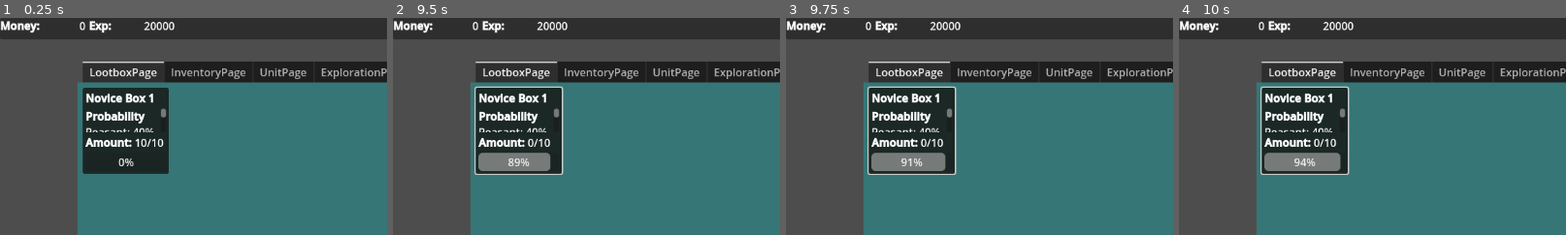
Above: before the commit, frames 1-4 (left to right).
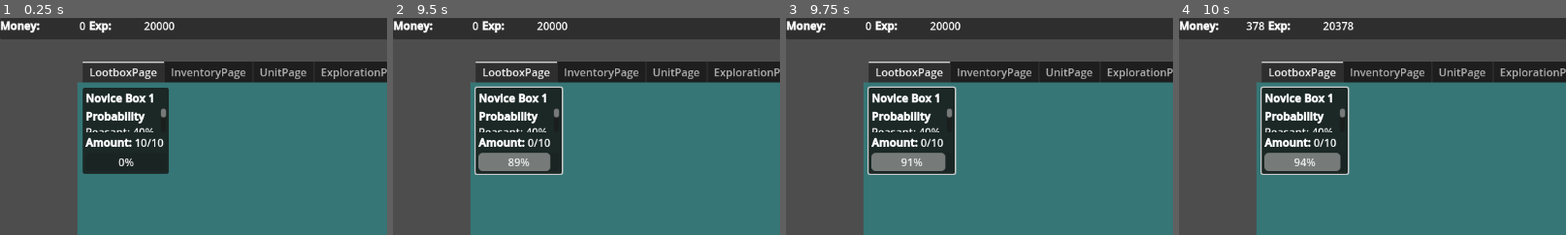
Above: after the commit, the same moments.

Repository: Wayl123/Inf-Army
Game: Godot game, scene res://scene/game_interface.tscn
The game is run twice, just before and just after one commit, with the same random seed, the same clock (stepped at 60 frames per second) and the same inputs.
Inputs (mouse positions are % of the whole screen's width and height, from its top left):
- Up to frame 1 (0.25 s): no input
- Up to frame 2 (9.5 s): click (16, 26) at 0.5 s; click (16, 26) at 1.25 s; click (16, 26) at 2 s; click (99, 2) at 2.75 s; tap Enter at 3.5, 5.75, 8 s; move the mouse to (72, 45) at 3.52 s; tap Space at 4.25, 6.5, 8.75 s; move the mouse to (30, 55) at 4.27 s; move the mouse to (60, 28) at 5.02 s; move the mouse to (45, 70) at 5.77 s; move the mouse to (80, 65) at 6.52 s; move the mouse to (20, 35) at 7.27 s; move the mouse to (55, 50) at 8.02 s; move the mouse to (35, 25) at 8.77 s
- Up to frame 3 (9.75 s): move the mouse to (72, 45) at 9.52 s
- Up to frame 4 (10 s): no input
The pictures show only the part of the screen within x 0-50%, y 0-50%; the shares and areas given below are measured in that part.

Frames 1-3 are identical in both runs. In frame 4, 0.2% of the frame differs, in the area x 17-46%, y 1-6%.

Commit message:
Add max explore stat to mark out maximum amount of simultaneous exploration allowed

Diff:
--- a/scene/exploration_stat.tscn
+++ b/scene/exploration_stat.tscn
@@ -68,6 +68,23 @@
 bbcode_enabled = true
 fit_content = true
 
+[node name="MaxExploreBlock" type="HBoxContainer" parent="StatMargin/Stats"]
+layout_mode = 2
+
+[node name="MaxExploreText" type="RichTextLabel" parent="StatMargin/Stats/MaxExploreBlock"]
+layout_mode = 2
+size_flags_horizontal = 3
+bbcode_enabled = true
+text = "[font_size={12}][b]Max Explore[/b][/font_size]"
+fit_content = true
+
+[node name="MaxExplore" type="RichTextLabel" parent="StatMargin/Stats/MaxExploreBlock"]
+unique_name_in_owner = true
+layout_mode = 2
+size_flags_horizontal = 3
+bbcode_enabled = true
+fit_content = true
+
 [node name="ExplorationPowerBlock" type="HBoxContainer" parent="StatMargin/Stats"]
 layout_mode = 2
 
--- a/script/exploration_area.gd
+++ b/script/exploration_area.gd
@@ -30,13 +30,18 @@
 
 func _start_exploring() -> void:
 	if not gameData[id]["Exploring"]:
-		activeToggle.text = "Stop"
-		payoutTimer.paused = false
+		if Exploration.ref.exploringCount < GlobalData.ref.gameData.maxExplore:
+			activeToggle.text = "Stop"
+			payoutTimer.paused = false
+			Exploration.ref.exploringCount += 1
+			gameData[id]["Exploring"] = not gameData[id]["Exploring"]
 	else:
 		activeToggle.text = "Start"
 		payoutTimer.paused = true
+		Exploration.ref.exploringCount -= 1
+		gameData[id]["Exploring"] = not gameData[id]["Exploring"]
 
-	gameData[id]["Exploring"] = not gameData[id]["Exploring"]
+	Exploration.ref.update_max_explore()
 
 func _update_resource() -> void:
 	gameData[id]["Progress"] = minf(gameData[id]["Progress"] + (claimAmount.reduce(func(sum, number): return sum + number) / claimAmount.size()), explorationProgress.max_value)
@@ -76,6 +81,7 @@
 	if gameData[id].has("Exploring") and gameData[id]["Exploring"]:
 		activeToggle.text = "Stop"
 		payoutTimer.paused = false
+		Exploration.ref.exploringCount += 1
 
 func _unlock_power_lock() -> void:
 	powerLock.visible = false
--- a/script/exploration_page.gd
+++ b/script/exploration_page.gd
@@ -9,6 +9,7 @@
 var EXPLORATIONAREA : PackedScene = preload("res://scene/exploration_area.tscn")
 
 var explorationPower : float
+var exploringCount : int = 0
 var data : Dictionary
 
 func _enter_tree() -> void:
@@ -16,7 +17,7 @@
 
 func _ready() -> void:
 	_get_saved_area()
-	update_exploration_stat(GlobalData.ref.gameData.teamSize)
+	update_exploration_stat()
 
 func _get_saved_area() -> void:
 	var savedArea : Array = GlobalData.ref.gameData.explorationArea.keys()
@@ -34,9 +35,13 @@
 
 		data[pId] = explorationArea
 
-func update_exploration_stat(pTeamSize : Array[int]) -> void:
-	explorationStat.update_unit_cap(pTeamSize)
+func update_exploration_stat() -> void:
+	explorationStat.update_unit_cap()
+	update_max_explore()
 	update_exploration_power()
+
+func update_max_explore() -> void:
+	explorationStat.update_max_explore(exploringCount)
 
 func update_exploration_power() -> void:
 	explorationPower = UnitInventory.ref.get_power_by_amount(GlobalData.ref.gameData.teamSize)
--- a/script/exploration_stat.gd
+++ b/script/exploration_stat.gd
@@ -2,11 +2,15 @@
 
 @onready var heroCap : Node = %HeroCap
 @onready var normalUnitCap : Node = %NormalUnitCap
+@onready var maxExplore : Node = %MaxExplore
 @onready var explorationPower : Node = %ExplorationPower
 
-func update_unit_cap(pTeamSize : Array[int]) -> void:
-	heroCap.text = str("[right][font_size={12}]", pTeamSize[0], "[/font_size][/right]")
-	normalUnitCap.text = str("[right][font_size={12}]", pTeamSize[1], "[/font_size][/right]")
+func update_unit_cap() -> void:
+	heroCap.text = str("[right][font_size={12}]", GlobalData.ref.gameData.teamSize[0], "[/font_size][/right]")
+	normalUnitCap.text = str("[right][font_size={12}]", GlobalData.ref.gameData.teamSize[1], "[/font_size][/right]")
+
+func update_max_explore(pCount : int) -> void:
+	maxExplore.text = str("[right][font_size={12}]", pCount, "/", GlobalData.ref.gameData.maxExplore, "[/font_size][/right]")
 
 func update_exploration_power(pPower : float) -> void:
 	explorationPower.text = str("[right][font_size={12}]", String.num_scientific(pPower), "[/font_size][/right]")
--- a/script/game_data.gd
+++ b/script/game_data.gd
@@ -20,6 +20,7 @@
 #Exploration
 @export var explorationArea : Dictionary
 @export var teamSize : Array[int]
+@export var maxExplore : int
 
 func _init() -> void:
 	money = 0
@@ -63,11 +64,12 @@
 	explorationArea = {
 		"E1A1": {
 			"Unlocked": true,
-			"Progress": 100,
-			"Exploring": false
+			"Progress": 1000,
+			"Exploring": true
 		}
 	}
 	teamSize = [1, 10]
+	maxExplore = 1
 
 #PlayerResource
 func update_money(pMoney : float) -> bool:
@@ -177,4 +179,4 @@
 	teamSize[0] += pTeamSize[0]
 	teamSize[1] += pTeamSize[1]
 
-	Exploration.ref.update_exploration_stat(teamSize)
+	Exploration.ref.update_exploration_stat()
